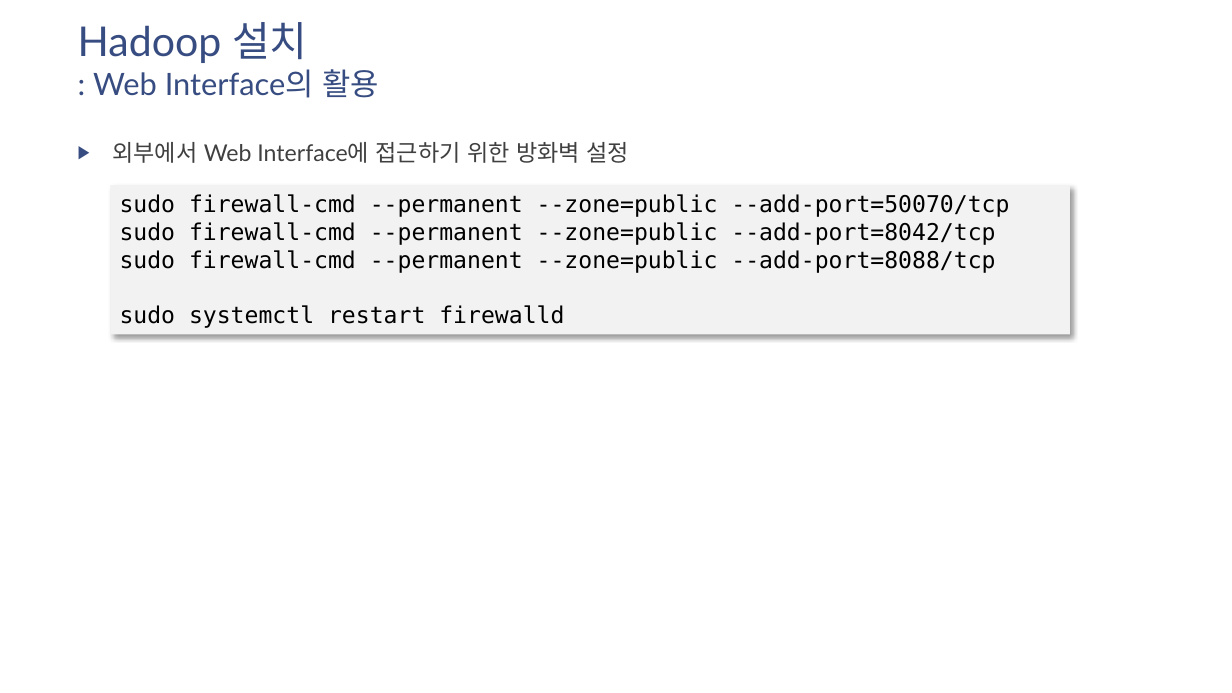
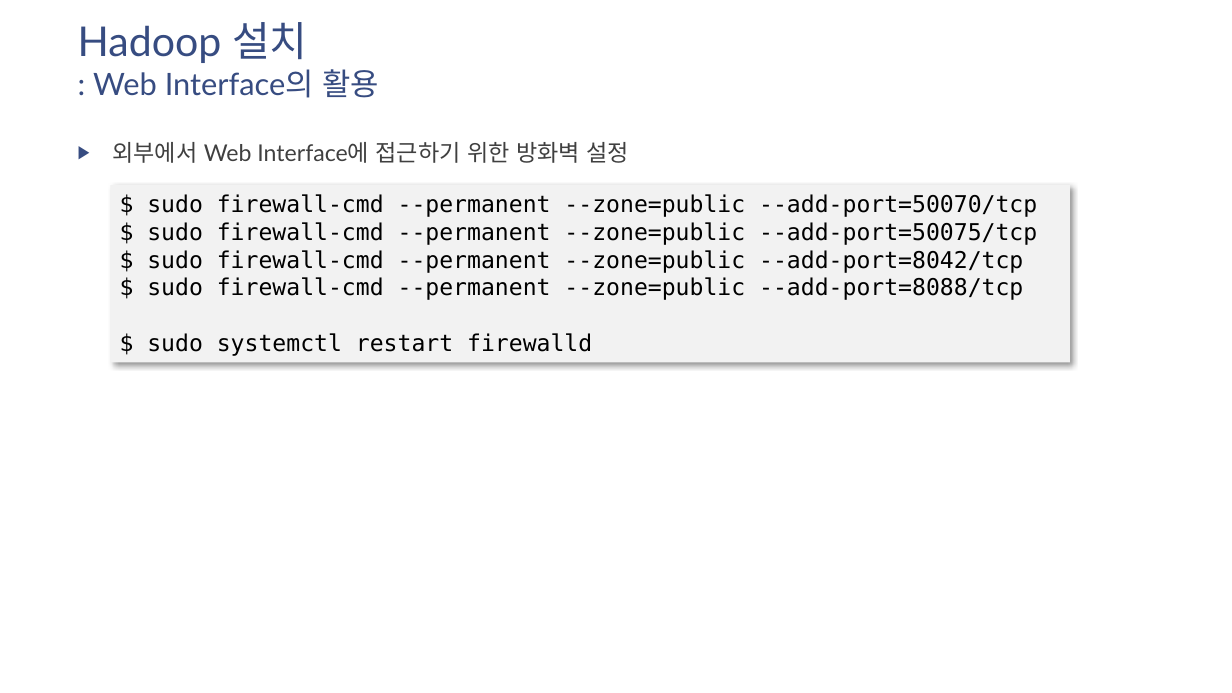
Before and after one commit to namsk/datascience-lecture-draft, a slide deck: slide 16 of slides/drafts/07-install-hadoop-on-centos7.pptx. Drawn at 1232x693 pixels with LibreOffice and Linux fonts; fonts in the diff are those of the drawing. Boxes give left, top, right and bottom in pixels: in the first picture for what was removed or moved away, otherwise in the second. Text is boxed around its words. In the diff, an @@ line names an element or a change of style, - is before the commit and + after.

Commit message:
Update Lectures

```diff
--- a/slides/drafts/07-install-hadoop-on-centos7.pptx
+++ b/slides/drafts/07-install-hadoop-on-centos7.pptx
@@ rectangle "$ sudo firewall-cmd --permanent --zone=public ...": place and size @@
-rectangle "$ sudo firewall-cmd --permanent --zone=public ..." at box(111, 185, 1070, 335)
+rectangle "$ sudo firewall-cmd --permanent --zone=public ..." at box(111, 185, 1070, 362)
@@ text in rectangle at box(147, 194, 1037, 356): text changed @@
-sudo firewall-cmd --permanent --zone=public --add-port=50070/tcp
-sudo firewall-cmd --permanent --zone=public --add-port=8042/tcp
-sudo firewall-cmd --permanent --zone=public --add-port=8088/tcp
-sudo systemctl restart firewalld
+$ sudo firewall-cmd --permanent --zone=public --add-port=50070/tcp
+$ sudo firewall-cmd --permanent --zone=public --add-port=50075/tcp
+$ sudo firewall-cmd --permanent --zone=public --add-port=8042/tcp
+$ sudo firewall-cmd --permanent --zone=public --add-port=8088/tcp
+$ sudo systemctl restart firewalld
```
Also in this commit, not shown: 4 other slides changed, 15 slides added, 19 other files.
